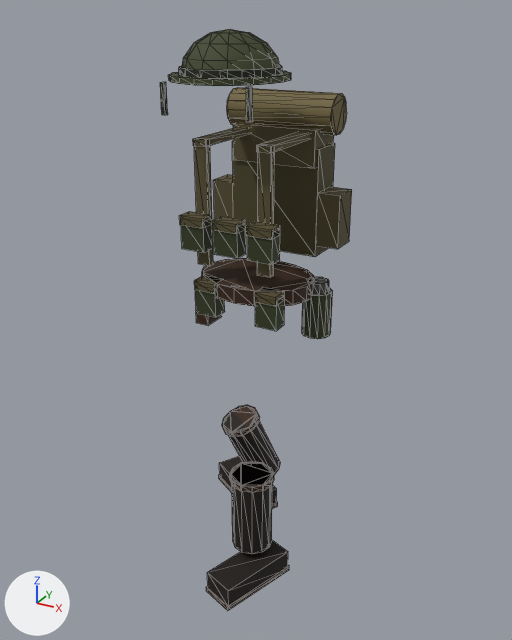
The glTF model assets/uitrusting.glb: old version first, new version second.
Rendered twice from a camera (50 mm lens) standing at (1.058, -1.884, 1.81) and looking at (0.022, 0.0, 0.869). Arrows for +X, +Y and +Z are at lower left; the lights stay in place. The first picture is the older version. Mesh edges are drawn as thin lines. Where no turn or scale is listed for an object, it has been applied to the vertices. Vertices at exactly the same position are counted once.

Names of what the first picture shows: 'Helm_Mesh', 'Koppel_Mesh', 'LaarsL_Mesh', 'LaarsR_Mesh', 'Rugzak_Mesh'.
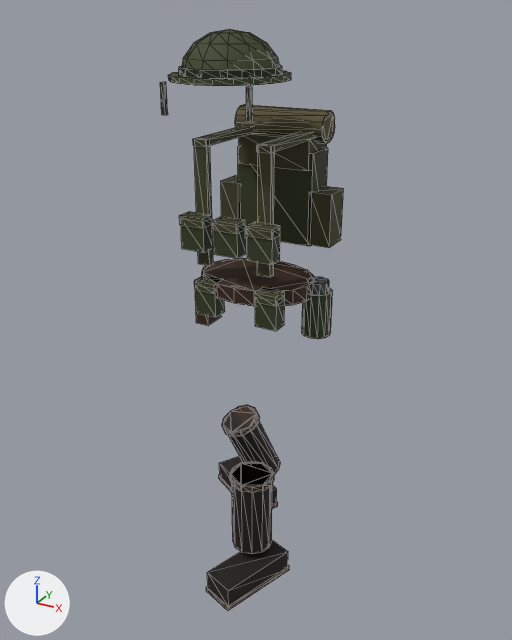
Where the change shows, as pixel boxes [x1, y1, x2, y2] in the pictures (512 x 640 px; the box of a moved part takes in the faces that stretch with it):
'Rugzak_Mesh', reshaped, recoloured (9% shorter)
    before: [179, 87, 352, 277]
    after: [179, 104, 344, 277]
part 1 of me_koppel_mesh, recoloured
    both: [194, 275, 284, 306]
part 2 of me_rugzak_mesh, moved or reshaped
    before: [232, 141, 335, 257]
    after: [238, 146, 328, 246]
part 3 of me_rugzak_mesh, moved or reshaped
    before: [233, 122, 334, 168]
    after: [239, 132, 327, 171]
part 4 of me_rugzak_mesh, moved or reshaped
    before: [213, 174, 233, 219]
    after: [221, 175, 241, 219]
part 5 of me_rugzak_mesh, moved or reshaped
    before: [316, 187, 352, 249]
    after: [308, 186, 344, 248]
part 6 of me_rugzak_mesh, moved or reshaped
    before: [227, 87, 347, 135]
    after: [235, 104, 335, 144]
part 7 of me_rugzak_mesh, recoloured
    before: [179, 122, 352, 277]
    after: [179, 126, 344, 277]
part 8 of me_rugzak_mesh, recoloured
    before: [227, 87, 347, 135]
    after: [235, 104, 335, 144]

The change, as a diff of the scene's bpy script:
```diff
--- a/assets/uitrusting.glb.py
+++ b/assets/uitrusting.glb.py
@@ me_koppel_mesh @@
 me_koppel_mesh.from_pydata(...)  # 136 vertices, 232 faces; spans x -0.425..0.048, y -0.193..0.112, z -0.21..0.02
 # used by ob_koppel_mesh; location = (0.2, 0.09, 0.99)
+# me_koppel_mesh part 1: 24 faces centred in x -0.347..-0.053, y -0.193..-0.133, z -0.01..0.02 are repainted in the vertex colours; the middle colour goes from brown #564e30 to dark yellow #3d3d21
 me_koppel_mesh.materials.append(mat_uitrusting)
@@ me_rugzak_mesh @@
 # used by ob_rugzak_mesh; location = (-0.14, 0.12, 1.44)
-me_rugzak_mesh.from_pydata(...)  # 156 vertices, 244 faces; spans x -0.13..0.35, y -0.226..0.245, z -0.4..0.123
+me_rugzak_mesh.from_pydata(...)  # 156 vertices, 244 faces; spans x -0.1..0.32, y -0.226..0.243, z -0.39..0.071
+# me_rugzak_mesh part 2: the loose piece of 8 vertices spanning x -0.05..0.27, y 0.1..0.23, z -0.4..-0.04 is scaled about its middle by (0.875, 0.923, 0.861), then moved by (0.0, -0.005, 0.01)
+# me_rugzak_mesh part 3: the loose piece of 8 vertices spanning x -0.04..0.26, y 0.09..0.24, z -0.1..0.02 is scaled about its middle by (0.867, 0.933, 0.833), then moved by (0.0, -0.005, -0.02)
+# me_rugzak_mesh part 4: the loose piece of 8 vertices spanning x -0.13..-0.05, y 0.1..0.2, z -0.36..-0.18 is moved by (0.03, 0.0, 0.0)
+# me_rugzak_mesh part 5: the loose piece of 8 vertices spanning x 0.27..0.35, y 0.1..0.2, z -0.36..-0.18 is moved by (-0.03, 0.0, 0.0)
+# me_rugzak_mesh part 6: the loose piece of 28 vertices spanning x -0.08..0.3, y 0.115..0.245, z -0.003..0.123 is scaled about its middle by (0.842, 0.8, 0.8), then moved by (0.0, -0.01, -0.04)
+# me_rugzak_mesh part 7: 132 faces centred in x -0.13..0.35, y -0.226..0.24, z -0.4..0.02 are repainted in the vertex colours; the middle colour goes from brown #564e30 to dark yellow #3d3d21
+# me_rugzak_mesh part 8: 52 faces centred in x -0.08..0.3, y 0.117..0.243, z -0.003..0.123 are repainted in the vertex colours; the middle colour goes from dark yellow #736640 to brown #534b2d
 me_rugzak_mesh.materials.append(mat_uitrusting)
```
